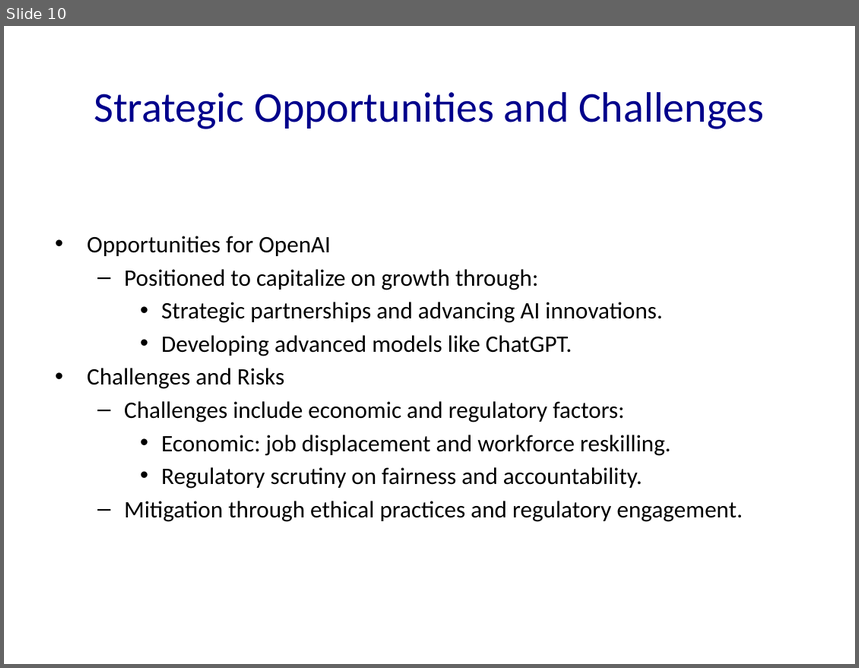
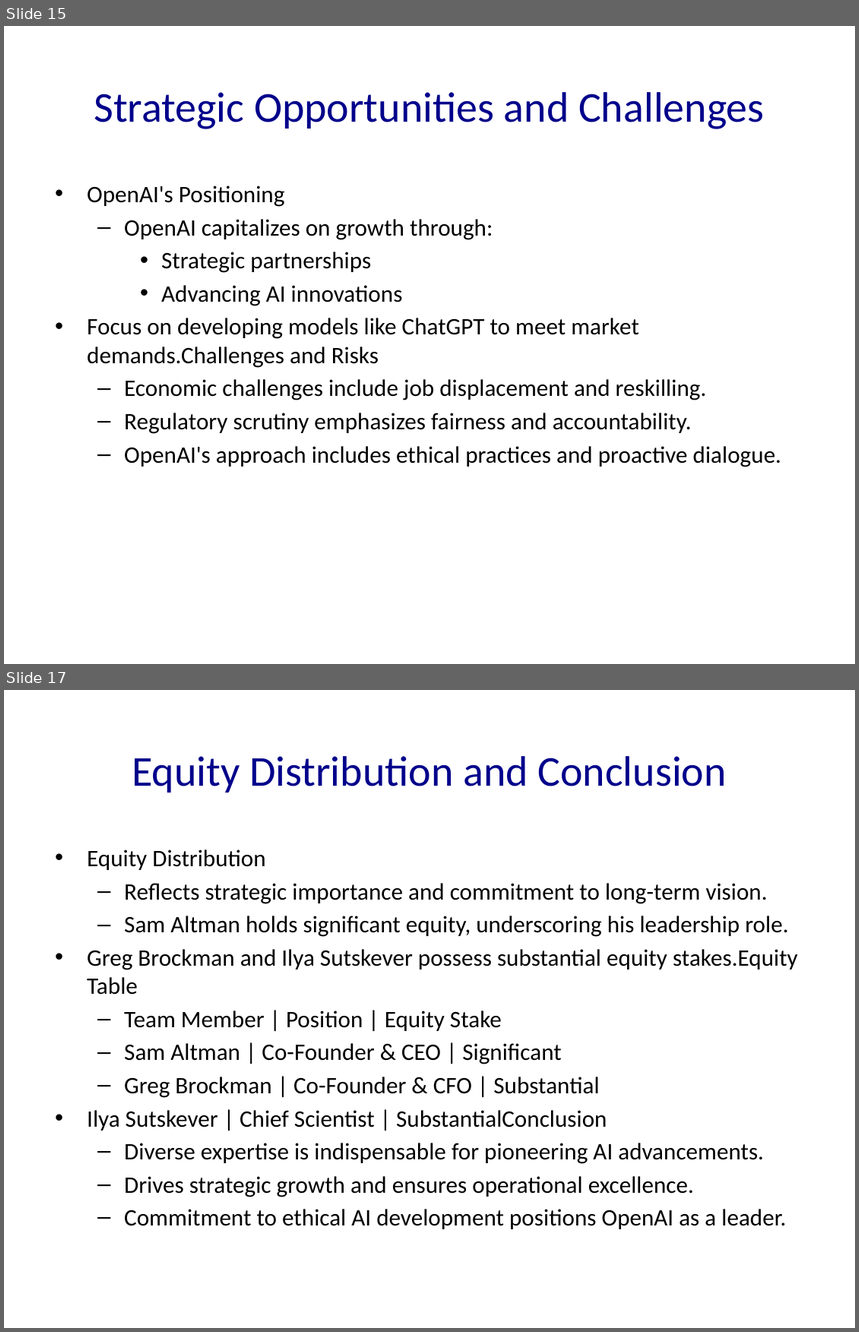
Before and after one commit to Frank-Gu-81/slides_autogeneration, a slide deck: OpenAI.pptx. Shown one above the other, each under a label of ours: slide 10 before the commit, slides 15 and 17 after it; the slides between them are not shown. The pictures are 859x668 and 859x1332 pixels, drawn with LibreOffice and Linux fonts; fonts in the diff are those of the drawing. Boxes give left, top, right and bottom in pixels: in the first picture for what was removed or moved away, otherwise in the second. Text is boxed around its words. In the diff, an @@ line names an element or a change of style, - is before the commit and + after.

```diff
--- a/OpenAI.pptx
+++ b/OpenAI.pptx
@@ slide 17 added at [4,690,855,1328], background #FFFFFF @@
@@ title added at [132,756,727,793], 36 pt, text #00008B @@
+Equity Distribution and Conclusion
@@ text added at [87,850,798,1230], 20 pt, text #000000 @@
+• Equity Distribution
+  – Reflects strategic importance and commitment to long-term vision.
+  – Sam Altman holds significant equity, underscoring his leadership role.
+• Greg Brockman and Ilya Sutskever possess substantial equity stakes.Equity Table
+  – Team Member | Position | Equity Stake
+  – Sam Altman | Co-Founder & CEO | Significant
+  – Greg Brockman | Co-Founder & CFO | Substantial
+• Ilya Sutskever | Chief Scientist | SubstantialConclusion
+  – Diverse expertise is indispensable for pioneering AI advancements.
+  – Drives strategic growth and ensures operational excellence.
+  – Commitment to ethical AI development positions OpenAI as a leader.
@@ what was slide 10 is now slide 15 @@
@@ slide 15 changed as well @@
@@ text at [87,186,781,468]: text changed @@
-• Opportunities for OpenAI
-  – Positioned to capitalize on growth through:
-    • Strategic partnerships and advancing AI innovations.
-    • Developing advanced models like ChatGPT.
-• Challenges and Risks
-  – Challenges include economic and regulatory factors:
-    • Economic: job displacement and workforce reskilling.
-    • Regulatory scrutiny on fairness and accountability.
-  – Mitigation through ethical practices and regulatory engagement.
+• OpenAI's Positioning
+  – OpenAI capitalizes on growth through:
+    • Strategic partnerships
+    • Advancing AI innovations
+• Focus on developing models like ChatGPT to meet market demands.Challenges and Risks
+  – Economic challenges include job displacement and reskilling.
+  – Regulatory scrutiny emphasizes fairness and accountability.
+  – OpenAI's approach includes ethical practices and proactive dialogue.
```
Also in this commit, not shown: 7 other slides changed, 21 other slides added, 3 slides removed, 11 other files.
